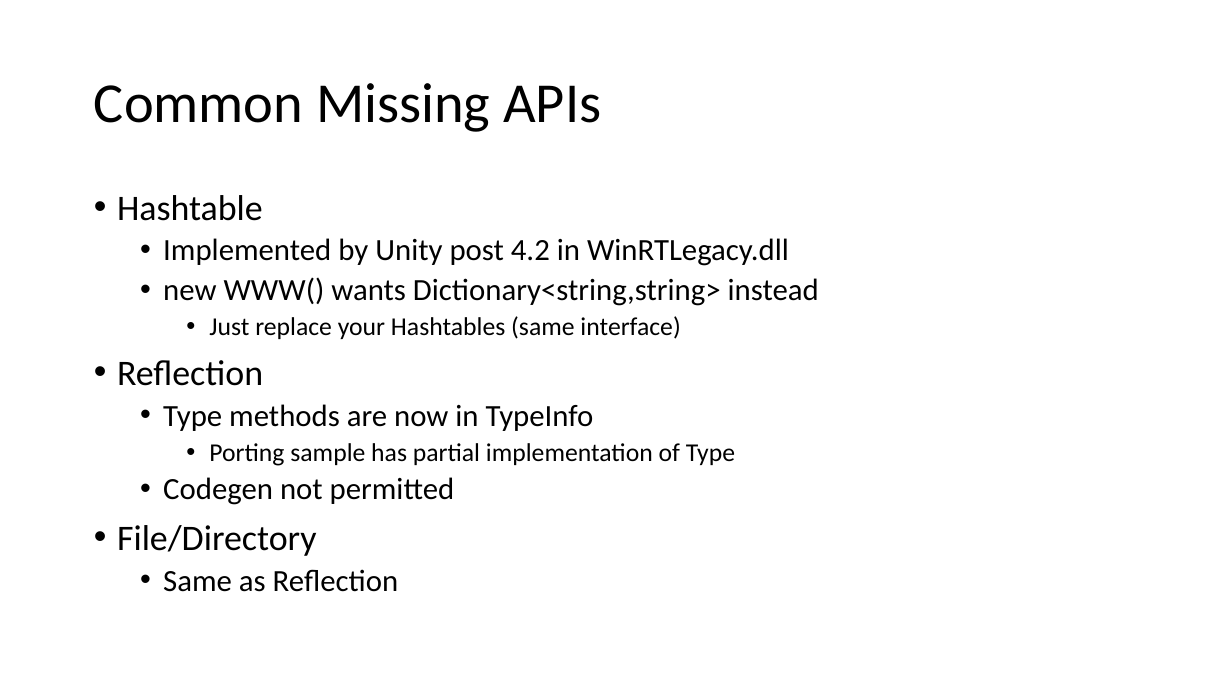
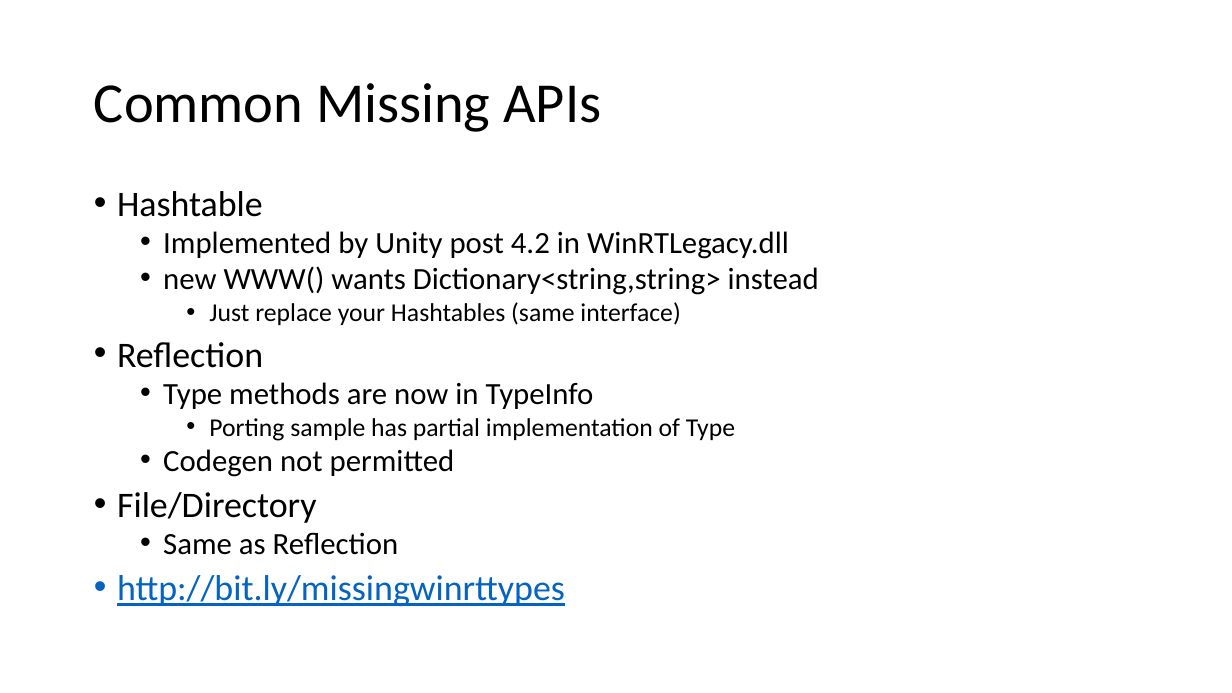
Before and after one commit to quandtm/UnityWin8Porting, a slide deck: slide 7 of PortingUnity_Win8.pptx. Drawn at 1232x693 pixels with LibreOffice and Linux fonts; fonts in the diff are those of the drawing. Boxes give left, top, right and bottom in pixels: in the first picture for what was removed or moved away, otherwise in the second. Text is boxed around its words. In the diff, an @@ line names an element or a change of style, - is before the commit and + after.

Commit message:
Added missing winrt types link

```diff
--- a/PortingUnity_Win8.pptx
+++ b/PortingUnity_Win8.pptx
@@ text at <box>117,191,819,555</box>: line spacing 0.9 to 0.8 @@
@@ text at <box>117,575,565,606</box>: paragraph added @@
+• http://bit.ly/missingwinrttypes
```
Also in this commit, not shown: 1 other slide changed.
